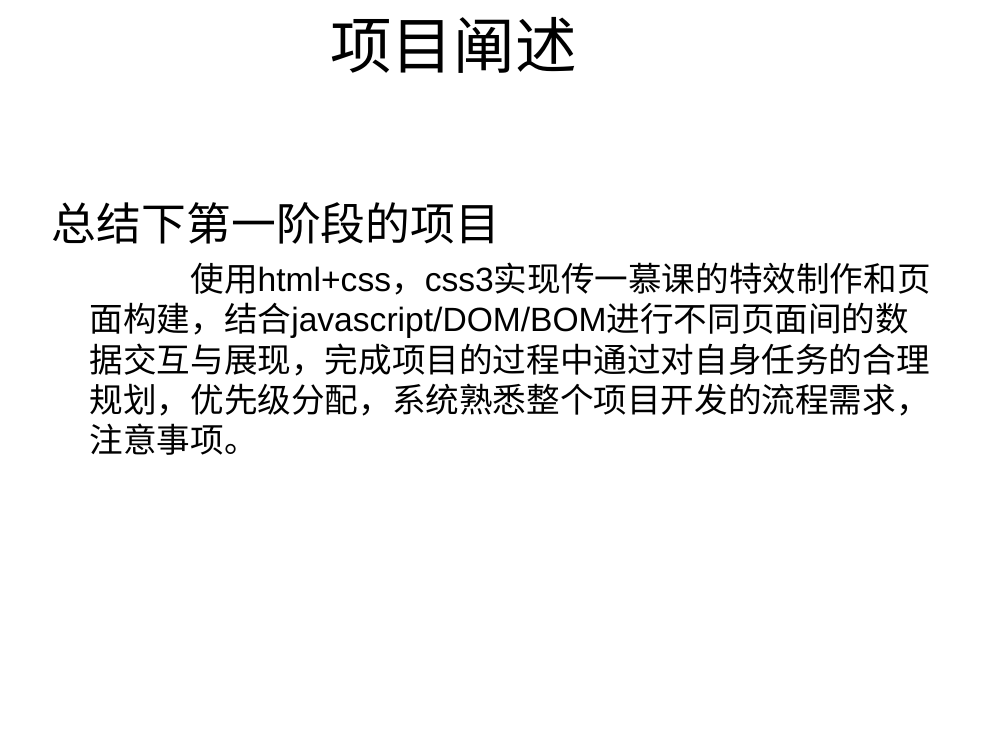
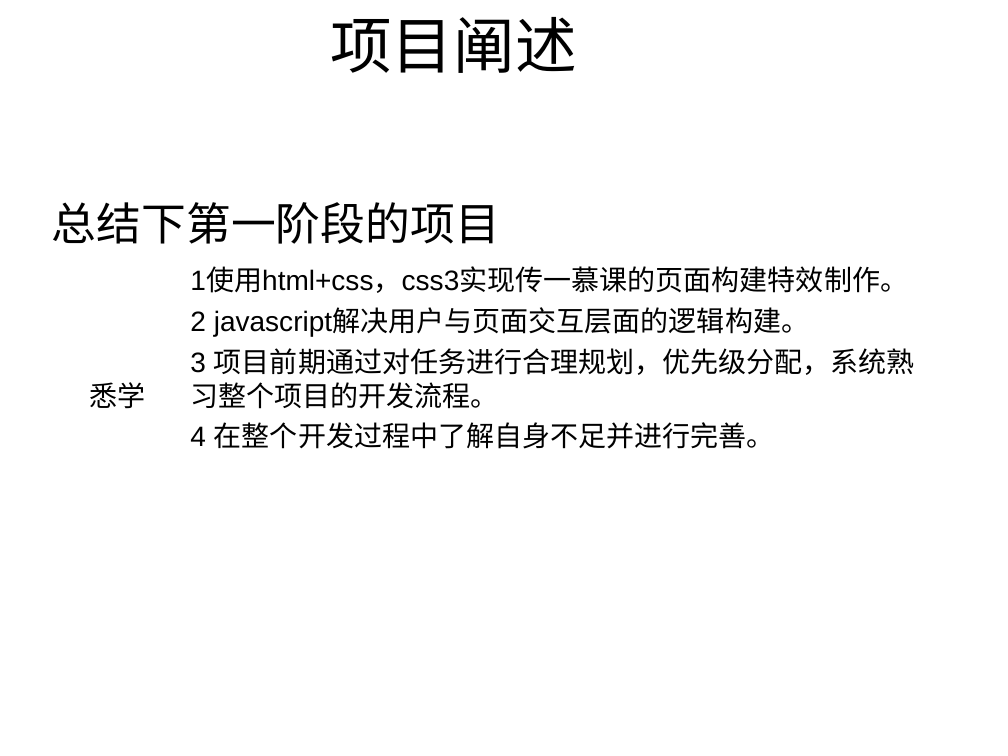
Before and after one commit to chuntong007/CY-work, a slide deck: slide 7 of 一阶项目文件/hx180310林春通一阶评审ppt模板.ppt (slide 8 before the commit). Drawn at 1008x756 pixels with LibreOffice and Linux fonts; fonts in the diff are those of the drawing; background and template pictures are left out. Boxes give left, top, right and bottom in pixels: in the first picture for what was removed or moved away, otherwise in the second. Text is boxed around its words. In the diff, an @@ line names an element or a change of style, - is before the commit and + after.

```diff
--- a/一阶项目文件/hx180310林春通一阶评审ppt模板.ppt
+++ b/一阶项目文件/hx180310林春通一阶评审ppt模板.ppt
@@ text at (x1=190, y1=268, x2=915, y2=449): text changed; size 24 to 20 pt @@
-使用html+css，css3实现传一慕课的特效制作和页面构建，结合javascript/DOM/BOM进行不同页面间的数据交互与展现，完成项目的过程中通过对自身任务的合理规划，优先级分配，系统熟悉整个项目开发的流程需求，注意事项。
+1使用html+css，css3实现传一慕课的页面构建特效制作。
+2 javascript解决用户与页面交互层面的逻辑构建。
+3 项目前期通过对任务进行合理规划，优先级分配，系统熟悉学 习整个项目的开发流程。
+4 在整个开发过程中了解自身不足并进行完善。
```
Also in this commit, not shown: 13 other slides changed, 5 slides removed, 4 other files.
